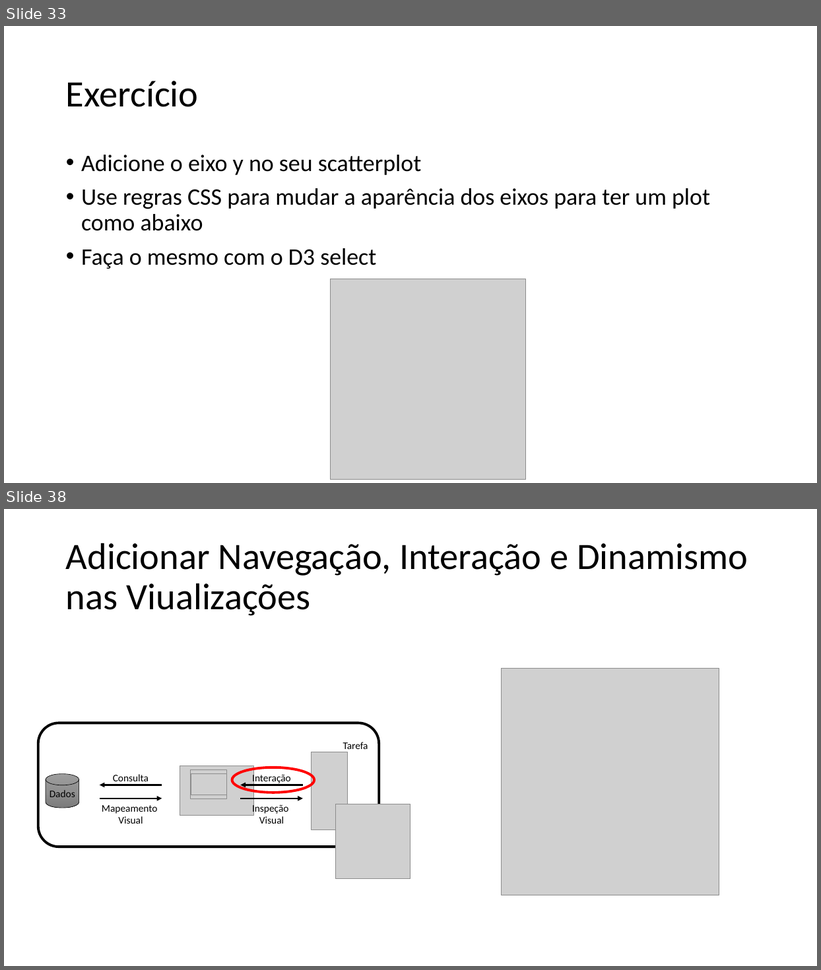
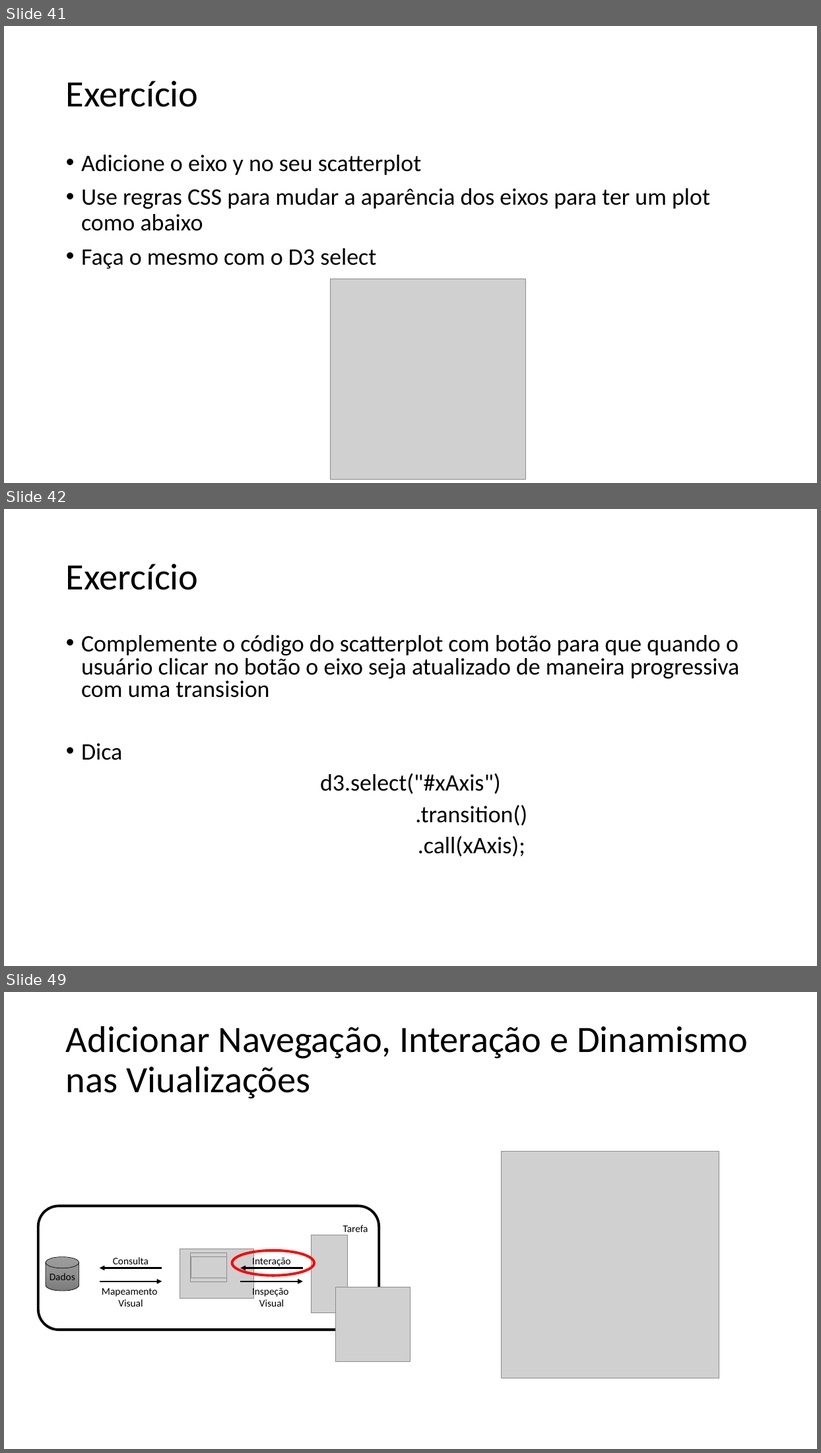
Before and after one commit to filipecmedeiros/Treinamento-d3.js, a slide deck: Aula2.pptx. Shown one above the other, each under a label of ours: slides 33 and 38 before the commit, slides 41, 42 and 49 after it; the slides between them are not shown. The pictures are 821x970 and 821x1453 pixels, drawn with LibreOffice and Linux fonts; fonts in the diff are those of the drawing; grey boxes stand for pictures. Boxes give left, top, right and bottom in pixels: in the first picture for what was removed or moved away, otherwise in the second. Text is boxed around its words. In the diff, an @@ line names an element or a change of style, - is before the commit and + after.

```diff
--- a/Aula2.pptx
+++ b/Aula2.pptx
@@ slide 42 added at [4,509,817,966], background #FFFFFF @@
@@ title added at [66,564,199,590], 44 pt, text #000000 @@
+Exercício
@@ text added at [81,635,740,857], 28 pt, text #000000 @@
+• Complemente o código do scatterplot com botão para que quando o usuário clicar no botão o eixo seja atualizado de maneira progressiva com uma transision
+• Dica
+d3.select("#xAxis")
+.transition()
+.call(xAxis);
@@ what was slide 33 is now slide 41 @@
@@ what was slide 38 is now slide 49 @@
```
Also in this commit, not shown: 7 slides changed, 30 other slides added, 8 slides removed, 11 other files.
